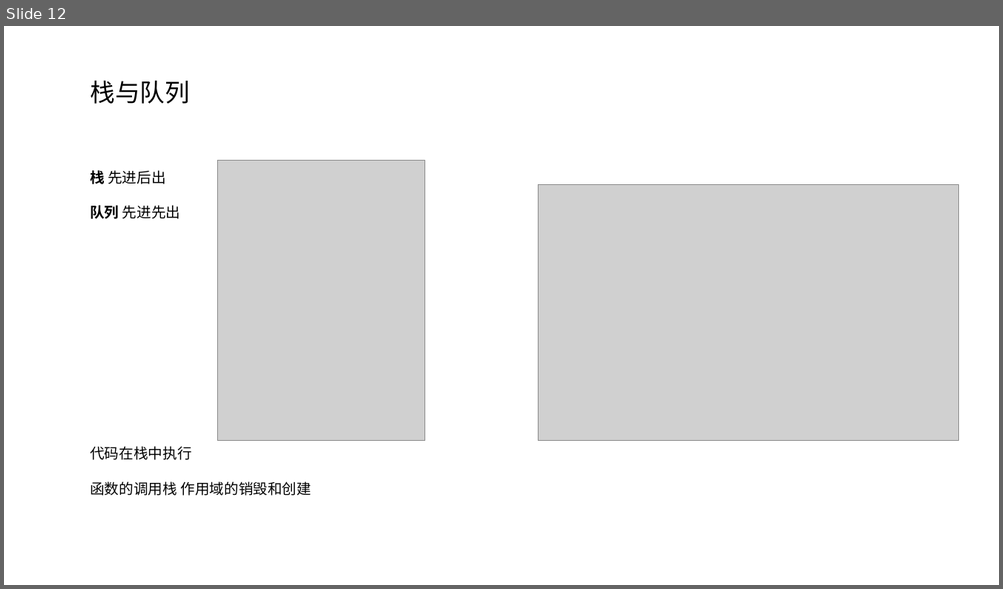
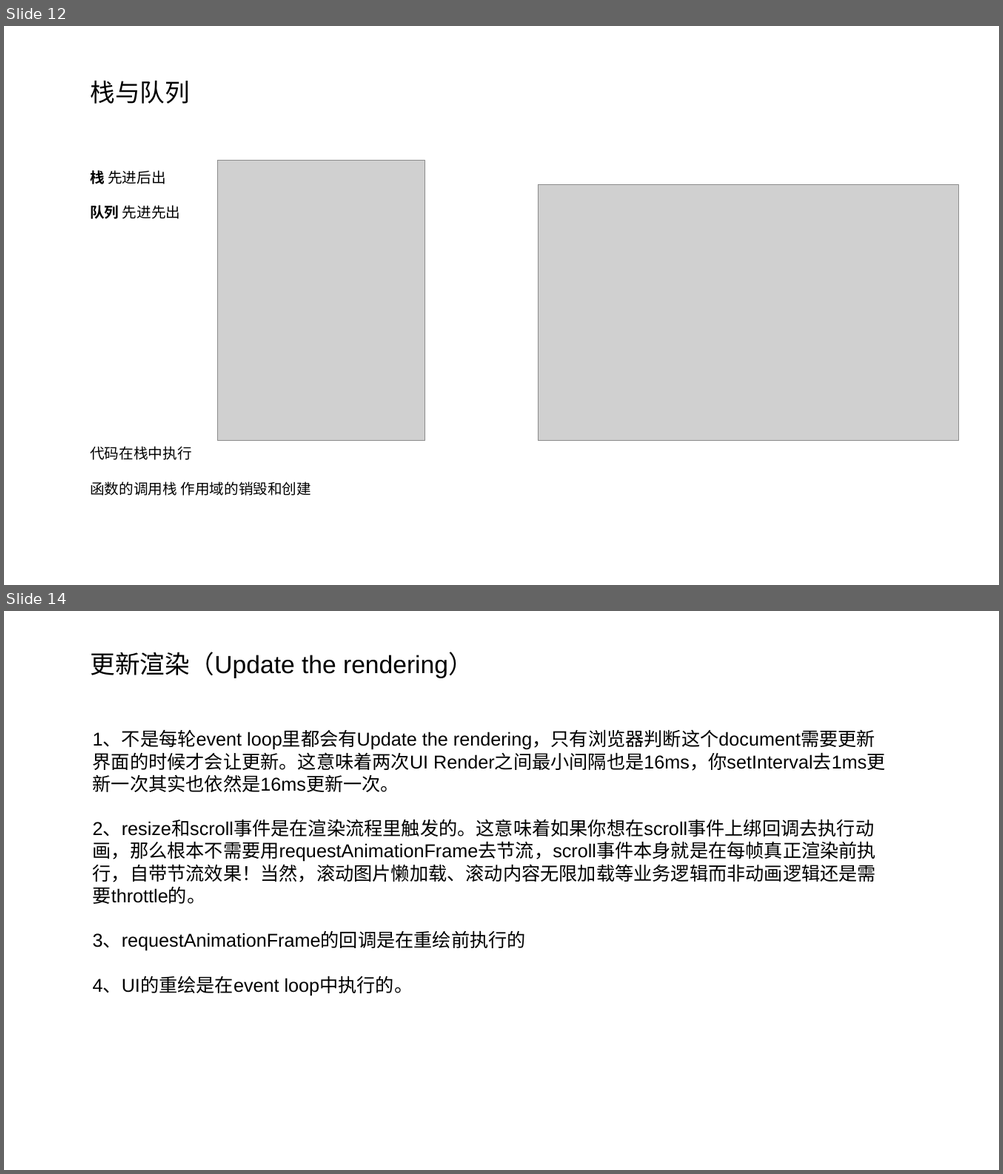
Before and after one commit to freeethy/blog, a slide deck: 浏览器、Event Loop、渲染/浏览器架构及event loop.pptx. Shown one above the other, each under a label of ours: slide 12 before the commit, slides 12 and 14 after it; the slides between them are not shown. The pictures are 1003x589 and 1003x1174 pixels, drawn with LibreOffice and Linux fonts; fonts in the diff are those of the drawing; grey boxes stand for pictures. Boxes give left, top, right and bottom in pixels: in the first picture for what was removed or moved away, otherwise in the second. Text is boxed around its words. In the diff, an @@ line names an element or a change of style, - is before the commit and + after.

Commit message:
浏览器，event-loop，渲染

```diff
--- a/浏览器、Event Loop、渲染/浏览器架构及event loop.pptx
+++ b/浏览器、Event Loop、渲染/浏览器架构及event loop.pptx
@@ slide 14 added at <box>4,611,999,1170</box>, background #FFFFFF @@
@@ text added at <box>90,652,473,678</box>, 24 pt, text #000000 @@
+更新渲染（Update the rendering）
@@ text added at <box>93,731,885,997</box>, 18 pt, text #000000 @@
+1、不是每轮event loop里都会有Update the rendering，只有浏览器判断这个document需要更新界面的时候才会让更新。这意味着两次UI Render之间最小间隔也是16ms，你setInterval去1ms更新一次其实也依然是16ms更新一次。
+2、resize和scroll事件是在渲染流程里触发的。这意味着如果你想在scroll事件上绑回调去执行动画，那么根本不需要用requestAnimationFrame去节流，scroll事件本身就是在每帧真正渲染前执行，自带节流效果！当然，滚动图片懒加载、滚动内容无限加载等业务逻辑而非动画逻辑还是需要throttle的。
+3、requestAnimationFrame的回调是在重绘前执行的
+4、UI的重绘是在event loop中执行的。
```
Also in this commit, not shown: 1 slide changed, 2 other slides added, 5 other files.
